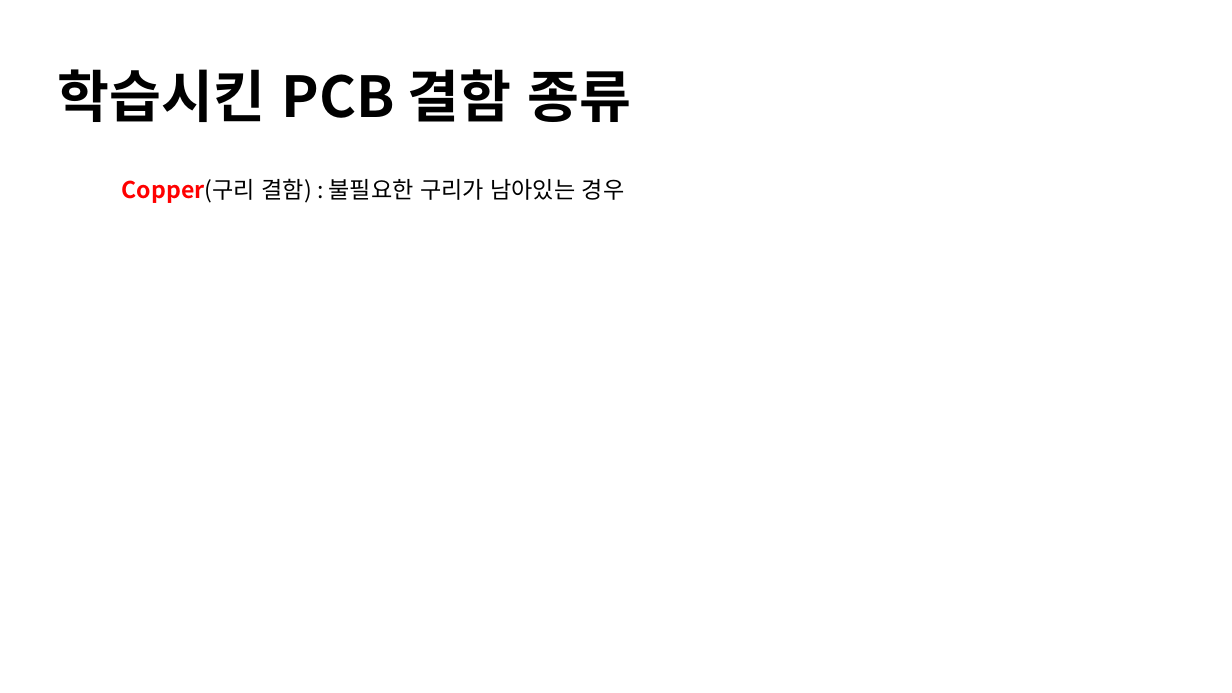
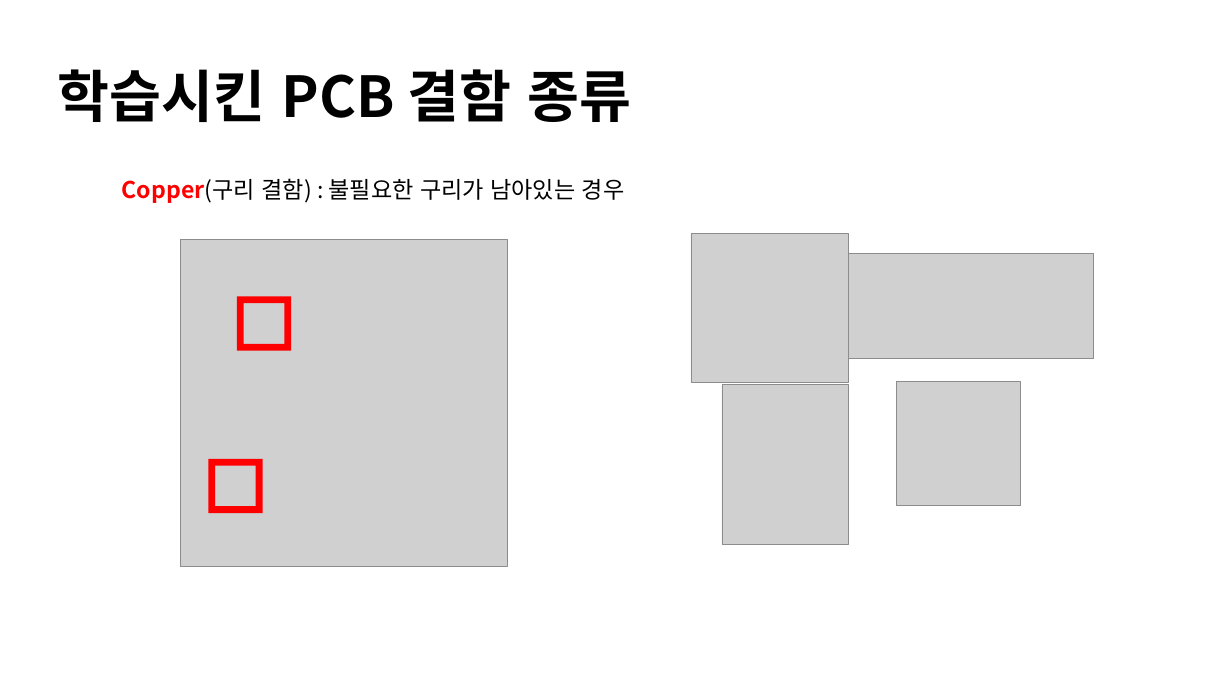
Before and after one commit to aroa97/practice, a slide deck: slide 7 of PCB_defect_detection/ppt/PCB_model.pptx. Drawn at 1232x693 pixels with LibreOffice and Linux fonts; fonts in the diff are those of the drawing; grey boxes stand for pictures. Boxes give left, top, right and bottom in pixels: in the first picture for what was removed or moved away, otherwise in the second. Text is boxed around its words. In the diff, an @@ line names an element or a change of style, - is before the commit and + after.

```diff
--- a/PCB_defect_detection/ppt/PCB_model.pptx
+++ b/PCB_defect_detection/ppt/PCB_model.pptx
@@ picture added at (180, 239, 507, 567) @@
@@ frame added at (237, 297, 291, 351), fill #FF0000 @@
@@ group added at (691, 234, 1093, 544): 4 pictures @@
@@ frame added at (208, 458, 262, 513), fill #FF0000 @@
```
Also in this commit, not shown: 8 other slides changed, 3 slides added, 22 other files.
